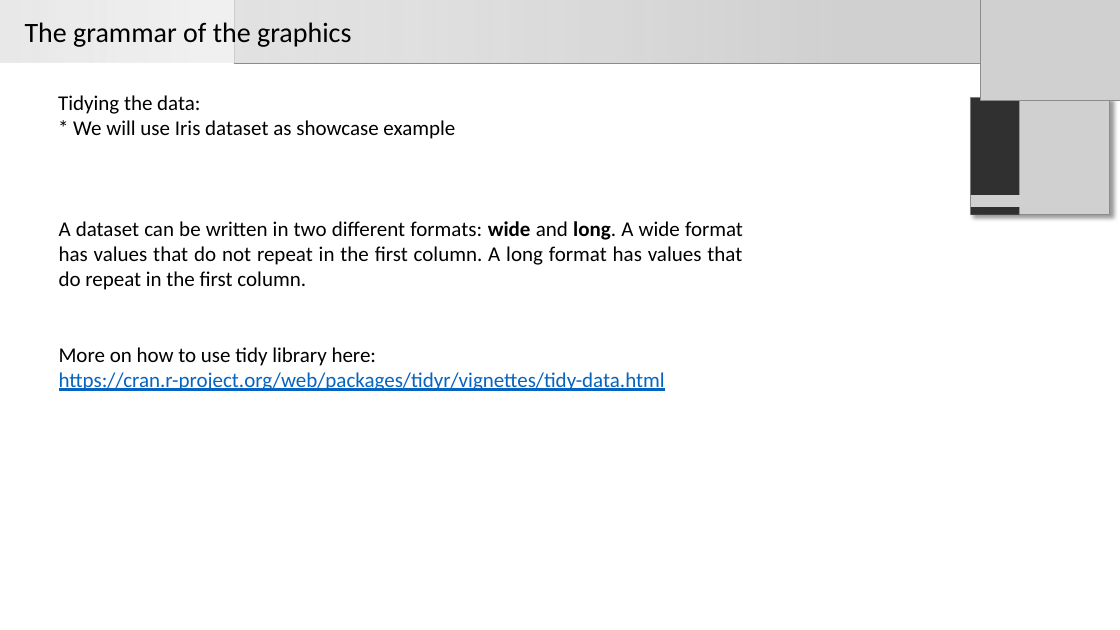
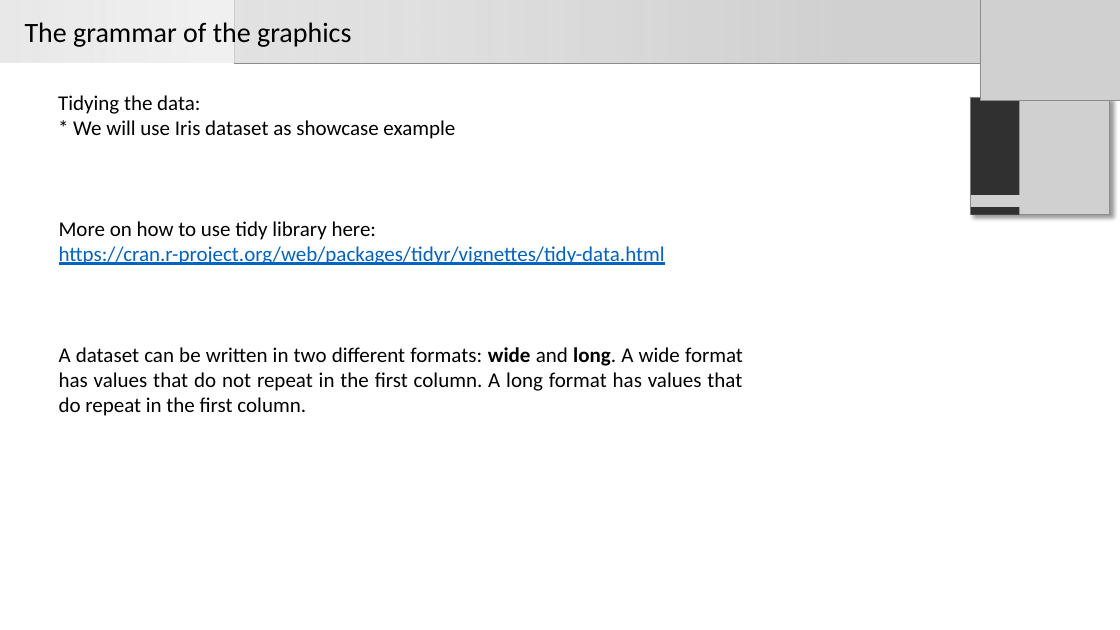
Before and after one commit to Carlospq/ggplot2Workshop, a slide deck: slide 17 of GGplot_workshop.pptx. Drawn at 1120x630 pixels with LibreOffice and Linux fonts; fonts in the diff are those of the drawing; grey boxes stand for pictures. Boxes give left, top, right and bottom in pixels: in the first picture for what was removed or moved away, otherwise in the second. Text is boxed around its words. In the diff, an @@ line names an element or a change of style, - is before the commit and + after.

```diff
--- a/GGplot_workshop.pptx
+++ b/GGplot_workshop.pptx
@@ text at box(59, 221, 743, 290): paragraph removed @@
-A dataset can be written in two different formats: wide and long. A wide format has values that do not repeat in the first column. A long format has values that do repeat in the first column.
@@ text at box(59, 347, 743, 416): paragraph added @@
+A dataset can be written in two different formats: wide and long. A wide format has values that do not repeat in the first column. A long format has values that do repeat in the first column.
```
Also in this commit, not shown: 11 other slides changed, 1 slide added, 2 slides removed, 3 other files.
